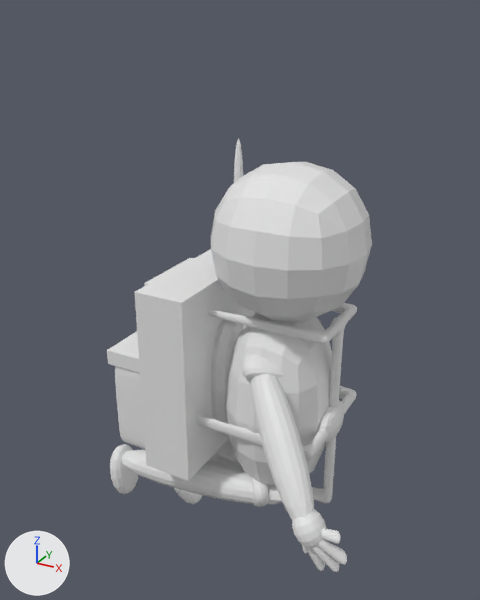
Before and after pictures for a commit that changed the Blender file ProgettoBello/Assets/BlenderAssets/animazione raccolta oggetti.blend.
The view is the same before and after, from a 50 mm lens placed at (2.81, -6.11, 6.16), pointed at (-0.59, 0.07, 3.07). The axes (+X, +Y, +Z) are drawn at lower left. The lights are the same throughout. Both versions are drawn at frame 20 of the action 'Torus.002Action'; the numbers are the values there.

The older version as bpy lines, for what is in view:
```python
ob_cube = bpy.data.objects.new('Cube', me_cube)
ob_cube.location = (0.05, 0.0, 3.9)
ob_cube_001 = bpy.data.objects.new('Cube.001', me_cube_001)
ob_cube_001.location = (0.0, 0.0, 1.98)
ob_cube_001.scale = (0.744, 0.837, 1.46)
ob_cube_002 = bpy.data.objects.new('Cube.002', me_cube_002)
ob_cube_002.location = (-0.97, -0.39, 0.74)
ob_cube_002.rotation_euler = (0.0, 1.438, 0.0)  # degrees (0, 82, 0)
ob_cube_002.scale = (0.248, 0.263, 1.55)
ob_cube_003 = bpy.data.objects.new('Cube.003', me_cube_003)
ob_cube_003.location = (-0.76, 0.38, 0.67)
ob_cube_003.rotation_euler = (0.0, 0.983, 0.0)  # degrees (0, 56, 0)
ob_cube_003.scale = (0.248, 0.263, 1.55)
ob_cube_004 = bpy.data.objects.new('Cube.004', me_cube_004)
ob_cube_004.location = (-2.14, -0.38, 0.4)
ob_cube_004.rotation_euler = (0.0, 1.438, 0.0)  # degrees (0, 82, 0)
ob_cube_004.scale = (0.439, 0.285, 0.162)
ob_cube_005 = bpy.data.objects.new('Cube.005', me_cube_005)
ob_cube_005.location = (-1.67, 0.39, -0.16)
ob_cube_005.rotation_euler = (0.0, 0.983, 0.0)  # degrees (0, 56, 0)
ob_cube_005.scale = (0.439, 0.285, 0.162)
ob_cube_006 = bpy.data.objects.new('Cube.006', me_cube_006)
ob_cube_006.location = (0.41, -0.89, 2.07)
ob_cube_006.rotation_euler = (-0.496, -0.686, 0.0)  # degrees (-28, -39, 0)
ob_cube_006.scale = (0.249, 0.21, 1.14)
ob_cube_009 = bpy.data.objects.new('Cube.009', me_cube_009)
ob_cube_009.location = (0.63, 0.0, 1.85)
ob_cube_009.scale = (0.14, 0.348, 0.276)
ob_cube_013 = bpy.data.objects.new('Cube.013', me_cube_010)
ob_cube_013.location = (0.64, -0.45, 1.83)
ob_cube_013.scale = (0.0574, 0.268, 0.0827)
# also in view: 'Torus' at (0.14, -0.35, 2.51); 'Cube.008' at (0.93, -1.27, 1.44); 'Cube.018' at (-1.51, 0.1, 1.78); 'Cube.031' at (-1.52, 0.1, 2.4); 'Cube.010' at (-1.04, 0.11, 2.25)
```
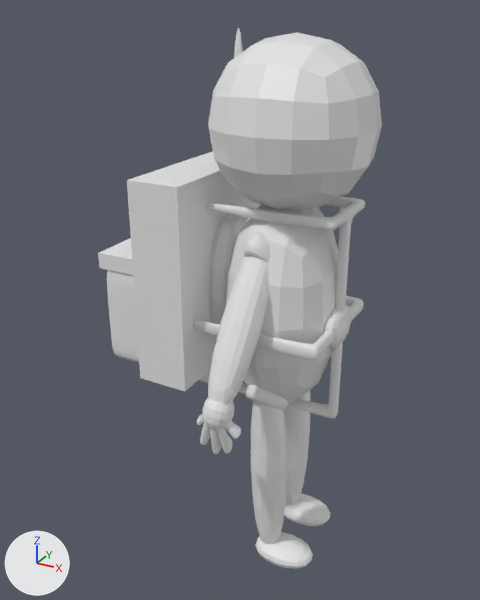
Commit message: VELOCE ANIMAZIONE

Pixel boxes (x1, y1, x2, y2) of what changed, in the pictures (480 x 600 px):
'Cube', moved: before (211, 162, 372, 322); after (208, 32, 382, 210)
'Cube.010', moved: before (134, 249, 256, 481); after (127, 151, 261, 391)
'Cube.001', moved: before (226, 313, 332, 486); after (225, 204, 338, 402)
'Cube.006', moved, turned: before (250, 374, 314, 520); after (208, 256, 269, 405)
'Cube.002', moved, turned: before (122, 450, 282, 504); after (251, 400, 287, 544)
'Cube.019', moved: before (207, 303, 357, 408); after (205, 197, 365, 310)
'Cube.018', moved: before (115, 366, 145, 449); after (107, 270, 139, 362)
'Cube.013', moved: before (196, 415, 328, 460); after (193, 320, 334, 360)
'Cube.003', moved, turned: before (216, 439, 239, 463); after (284, 390, 311, 504)
'Cube.004', moved, turned: before (110, 444, 138, 494); after (255, 532, 313, 569)
'Cube.012', moved: before (209, 437, 336, 503); after (199, 343, 343, 419)
'Cube.031', moved: before (107, 331, 140, 373); after (98, 238, 133, 275)
'Cube.008', moved, turned: before (292, 509, 327, 548); after (202, 398, 234, 430)
'Cube.009', moved: before (317, 401, 344, 443); after (323, 304, 351, 348)
'Cube.005', moved, turned: before (174, 488, 202, 504); after (284, 494, 330, 526)
'Cube.022', moved, turned: before (317, 540, 347, 565); after (217, 429, 233, 454)
'Cube.014', moved: before (339, 386, 356, 414); after (346, 296, 364, 321)
'Cube.023', moved, turned: before (311, 546, 339, 572); after (210, 428, 221, 454)
'Cube.015', moved: before (234, 138, 243, 183); after (234, 27, 243, 58)
'Cube.021', moved, turned: before (322, 528, 340, 544); after (225, 421, 241, 439)
'Cube.024', moved, turned: before (306, 547, 325, 571); after (200, 423, 210, 445)

The edits, one by one:
Object 'Cube' (ob_cube) moves from (0.05, 0.0, 3.9) to (0.05, 0.0, 5.11).
Object 'Cube.001' (ob_cube_001) moves from (0.0, 0.0, 1.98) to (0.0, 0.0, 3.18).
Object 'Cube.002' (ob_cube_002) moves from (-0.97, -0.39, 0.74) to (0.04, -0.39, 1.3).
Object 'Cube.002' (ob_cube_002) turns from (0, 82, 0) to (0, -1.9, 0) degrees about x, y and z.
Object 'Cube.003' (ob_cube_003) turns from (0, 56, 0) to (0, 0, 0) degrees about x, y and z.
Object 'Cube.003' (ob_cube_003) moves from (-0.76, 0.38, 0.67) to (0.0, 0.38, 1.3).
Object 'Cube.004' (ob_cube_004) moves from (-2.14, -0.38, 0.4) to (0.27, -0.38, 0.09).
Object 'Cube.004' (ob_cube_004) turns from (0, 82, 0) to (0, -1.9, 0) degrees about x, y and z.
Object 'Cube.005' (ob_cube_005) turns from (0, 56, 0) to (0, 0, 0) degrees about x, y and z.
Object 'Cube.005' (ob_cube_005) moves from (-1.67, 0.39, -0.16) to (0.19, 0.39, 0.09).
Object 'Cube.006' (ob_cube_006) moves from (0.41, -0.89, 2.07) to (-0.09, -0.82, 3.24).
Object 'Cube.006' (ob_cube_006) turns from (-28, -39, 0) to (-28, 3.4, 0) degrees about x, y and z.
Object 'Cube.009' (ob_cube_009) moves from (0.63, 0.0, 1.85) to (0.63, 0.0, 3.05).
Object 'Cube.010' (ob_cube_010) moves from (-1.04, 0.11, 2.25) to (-1.04, 0.11, 3.45).
Object 'Cube.013' (ob_cube_013) moves from (0.64, -0.45, 1.83) to (0.64, -0.45, 3.04).
Object 'Cube.014' (ob_cube_014) moves from (0.64, 0.45, 1.83) to (0.64, 0.45, 3.04).
Object 'Cube.015' (ob_cube_015) moves from (-1.05, 0.87, 3.94) to (-1.05, 0.87, 5.15).
Object 'Cube.018' (ob_cube_018) moves from (-1.5, 0.1, 1.36) to (-1.5, 0.1, 2.56).
Object 'Cube.012' (ob_cube_012) moves from (0.64, 0.02, 1.07) to (0.64, 0.02, 2.28).
Object 'Cube.019' (ob_cube_019) moves from (0.64, 0.02, 2.65) to (0.64, 0.02, 3.86).
Object 'Cube.008' (ob_cube_008) moves from (0.93, -1.27, 1.44) to (-0.14, -1.2, 2.42).
Object 'Cube.008' (ob_cube_008) turns from (-18, -33, -345) to (-8.5, 9.1, -348) degrees about x, y and z.
Object 'Cube.021' (ob_cube_021) moves from (1.13, -1.27, 1.45) to (0.01, -1.2, 2.29).
Object 'Cube.021' (ob_cube_021) turns from (-45, -81, -297) to (10, -42, -349) degrees about x, y and z.
Object 'Cube.022' (ob_cube_022) moves from (1.16, -1.29, 1.3) to (-0.07, -1.22, 2.17).
Object 'Cube.022' (ob_cube_022) turns from (6.4, -52, -344) to (18, -10, -350) degrees about x, y and z.
Object 'Cube.023' (ob_cube_023) moves from (1.11, -1.31, 1.22) to (-0.16, -1.24, 2.14).
Object 'Cube.023' (ob_cube_023) turns from (7.6, -42, -345) to (18, 0.1, -349) degrees about x, y and z.
Object 'Cube.024' (ob_cube_024) moves from (0.99, -1.3, 1.2) to (-0.26, -1.23, 2.21).
Object 'Cube.024' (ob_cube_024) turns from (8.7, -25, -347) to (18, 17, -348) degrees about x, y and z.
Object 'Cube.031' (ob_cube_031) moves from (-1.52, 0.1, 2.4) to (-1.52, 0.1, 3.61).
